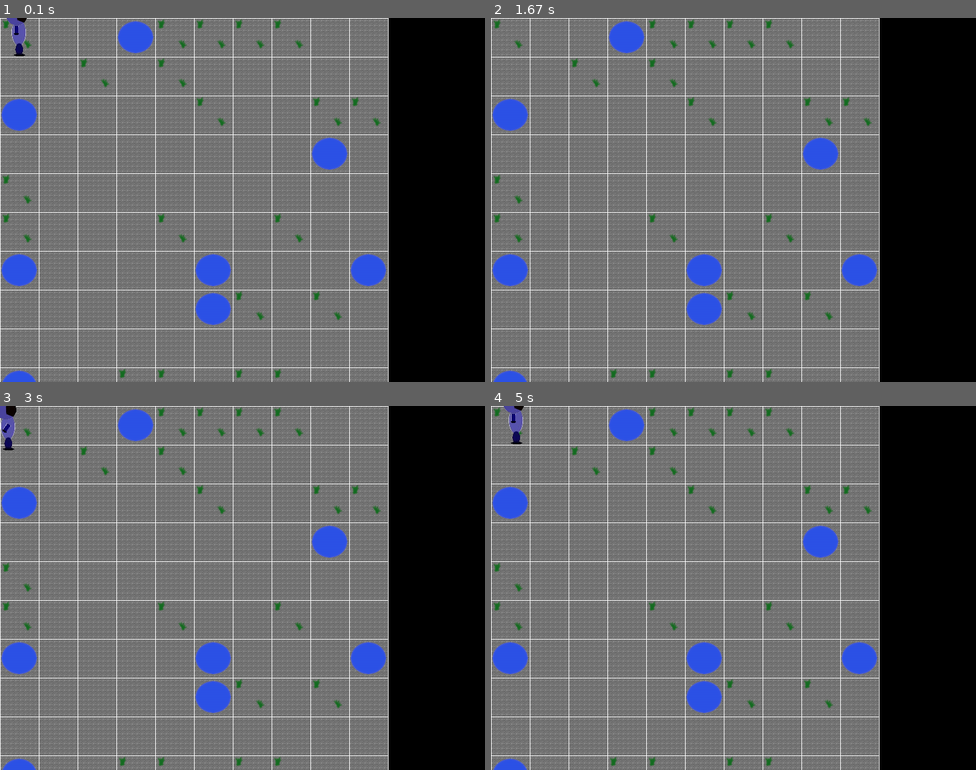
Above: before the commit, frames 1-4 (two rows, left to right).
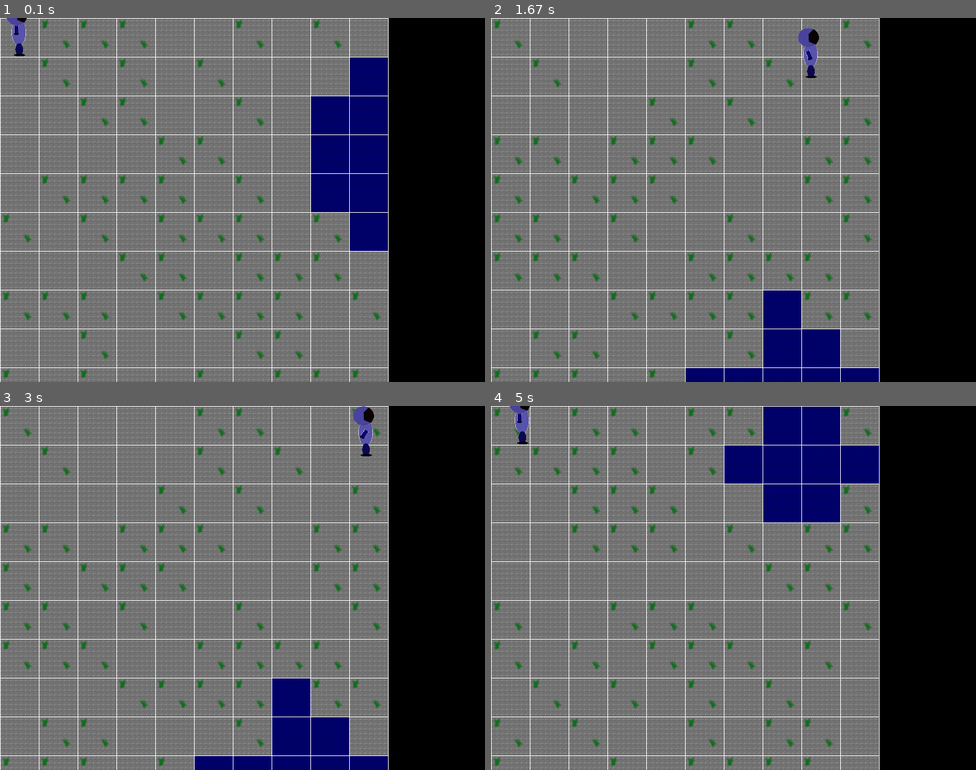
Above: after the commit, the same moments.

Repository: Mael-Pilon-Joly/alien-survival-game
Game: pygame game, started from pygame_basic.py
The game is run twice, just before and just after one commit, with the same random seed, the same clock (stepped at 60 frames per second) and the same inputs.
Inputs:
- Up to frame 1 (0.1 s): no input
- Up to frame 2 (1.67 s): hold Left 0.33-0.87 s; hold Down 0.9-1.2 s; hold Left 1.23-1.63 s
- Up to frame 3 (3 s): hold Up 1.67-2.03 s; hold Right 2.07-2.7 s; hold Down from 2.73 s (still down)
- Up to frame 4 (5 s): release Down at 3.1 s; hold Left 3.13-3.6 s; hold Right 3.63-4.1 s; hold Up 4.13-4.43 s; hold Right 4.47-4.93 s; hold Left from 4.97 s (still down)

The runs differ from the first frame. In frame 1, 12% of the frame differs, in the area x 0-80%, y 0-100%; in frame 2, 10%; in frame 3, 10%; in frame 4, 12%.

Commit message:
out of bound gestion

Diff:
--- a/pygame_basic.py
+++ b/pygame_basic.py
@@ -23,7 +23,7 @@
 arm_swing_direction = 1  # 1 for swinging forward, -1 for swinging backward
 
 # Movement speed
-move_speed = 2
+move_speed = 4
 
 # Direction (1 for right, -1 for left)
 direction = 1
@@ -46,14 +46,42 @@
 
 
 # Create the grid and populate it with random tiles
-grid = []
-for row in range(GRID_ROWS):
-    grid_row = []
-    for col in range(GRID_COLS):
-        # Randomly choose between 0 (plain moon), 1 (water pond), 2 (grass)
-        tile_type = random.choice([0]*8 + [1] + [2]*2)
-        grid_row.append(tile_type)
-    grid.append(grid_row)
+def generate_lake_cluster(grid, start_row, start_col, size):
+    """Generate a lake cluster starting from a given tile."""
+    directions = [(-1, 0), (1, 0), (0, -1), (0, 1)]  # Up, Down, Left, Right
+    lake_tiles = [(start_row, start_col)]
+    grid[start_row][start_col] = 1  # 1 for water
+
+    for _ in range(size - 1):
+        # Choose a random existing lake tile
+        r, c = random.choice(lake_tiles)
+
+        # Try to expand the lake to an adjacent tile
+        possible_directions = random.sample(directions, len(directions))  # Shuffle directions
+        for dr, dc in possible_directions:
+            nr, nc = r + dr, c + dc
+            if 0 <= nr < len(grid) and 0 <= nc < len(grid[0]) and grid[nr][nc] != 1:
+                grid[nr][nc] = 1
+                lake_tiles.append((nr, nc))
+                break
+
+def generate_grid_with_lake_and_grass(rows, cols, lake_size):
+    grid = [[0] * cols for _ in range(rows)]  # Start with all plain ground
+    start_row, start_col = random.randint(0, rows - 1), random.randint(0, cols - 1)
+    generate_lake_cluster(grid, start_row, start_col, lake_size)
+
+    # Fill the rest with grass randomly
+    for row in range(rows):
+        for col in range(cols):
+            if grid[row][col] == 0:  # Only replace plain ground
+                grid[row][col] = random.choice([0, 2])  # 0 for ground, 2 for grass
+
+    return grid
+
+# Example usage
+grid = generate_grid_with_lake_and_grass(10, 10, lake_size=8)
+
+grid = generate_grid_with_lake_and_grass(GRID_ROWS, GRID_COLS, lake_size=8)
 
 def transpose_grid(grid):
     return [[grid[j][i] for j in range(len(grid))] for i in range(len(grid[0]))]
@@ -98,6 +126,7 @@
 
 
     """ Note X and Y axis are inversed, so we use inversed_grid"""
+    out_of_bound = False
     # Horizontal movement
     if keys[pygame.K_LEFT]:
 
@@ -106,16 +135,25 @@
         adj_y = y_pos + TILE_SIZE
 
         if(adj_x) % TILE_SIZE == 0:
+          if (adj_x / TILE_SIZE < 0):
+           adj_x = 9 * TILE_SIZE
+           grid = generate_grid_with_lake_and_grass(GRID_ROWS, GRID_COLS, lake_size=8)
+           inverse_grid = transpose_grid(grid)
+           out_of_bound = True
           print("modulo x")
           print(adj_x,adj_y)
           print(int(adj_x/TILE_SIZE),int(math.floor(adj_y/TILE_SIZE)))
           print(inverse_grid[int(adj_x/TILE_SIZE)][int(math.floor(adj_y/TILE_SIZE))])
 
           if inverse_grid[int(adj_x/TILE_SIZE)][int(math.floor(adj_y/TILE_SIZE))]== 0 or inverse_grid[int(adj_x/TILE_SIZE)][int(math.floor(adj_y/TILE_SIZE))] == 2:
+            if out_of_bound:
+              x_pos = 9* TILE_SIZE;
+              out_of_bound = False
+            else:
+              x_pos -= move_speed
+        else:
             x_pos -= move_speed
-        else:
-            x_pos -= move_speed
-        direction = -1
+        direction = 1
         moving = True
 
 
@@ -127,13 +165,23 @@
 
 
         if (adj_x) % TILE_SIZE == 0:
+          if (adj_x / TILE_SIZE >= 10):
+              adj_x = 0
+              grid = generate_grid_with_lake_and_grass(GRID_ROWS, GRID_COLS, lake_size=8)
+              inverse_grid = transpose_grid(grid)
+              out_of_bound = True
+
           print("modulo x")
           print(adj_x, adj_y)
           print(int(adj_x/TILE_SIZE),int(math.floor(adj_y/TILE_SIZE)))
           print(inverse_grid[int(adj_x/TILE_SIZE)][int(math.floor(adj_y/TILE_SIZE))])
 
           if inverse_grid[int(adj_x/TILE_SIZE)][int(math.floor(adj_y/TILE_SIZE))]== 0 or inverse_grid[int(adj_x/TILE_SIZE)][int(math.floor(adj_y/TILE_SIZE))] == 2:
-            x_pos += move_speed
+            if out_of_bound:
+              x_pos = 0;
+              out_of_bound = False
+            else:
+              x_pos += move_speed
         else:
             x_pos += move_speed
         direction = 1
@@ -148,15 +196,26 @@
         adj_y = new_y_pos + TILE_SIZE
 
         if (adj_y % TILE_SIZE)== 0:
+          if (adj_y / TILE_SIZE < 0):
+              adj_y = 9
+              grid = generate_grid_with_lake_and_grass(GRID_ROWS, GRID_COLS, lake_size=8)
+              inverse_grid = transpose_grid(grid)
+              out_of_bound = True
+
           print("modulo y")
           print(adj_x,adj_y)
           print(int(math.floor(adj_x/TILE_SIZE)), int(adj_y/TILE_SIZE))
           print(inverse_grid[int(math.floor(adj_x/TILE_SIZE))][int(adj_y/TILE_SIZE)-1])
           print(inverse_grid)
           if inverse_grid[int(math.floor(adj_x/TILE_SIZE))][int(adj_y/TILE_SIZE)-1] == 0 or inverse_grid[int(math.floor(adj_x/TILE_SIZE))][int(adj_y/TILE_SIZE)-1] == 2:
+            if out_of_bound:
+              y_pos = 9* TILE_SIZE;
+              out_of_bound = False
+            else:
+              y_pos -= move_speed
+        else:
             y_pos -= move_speed
-        else:
-            y_pos -= move_speed
+        direction = 1
         moving = True
 
 
@@ -166,16 +225,27 @@
         adj_x = x_pos + TILE_SIZE/2
         adj_y = new_y_pos + TILE_SIZE
         if (adj_y % TILE_SIZE) == 0:
+          if (adj_y / TILE_SIZE >= 10):
+              adj_y = 0
+              grid = generate_grid_with_lake_and_grass(GRID_ROWS, GRID_COLS, lake_size=8)
+              inverse_grid = transpose_grid(grid)
+              out_of_bound = True
 
           print("modulo y")
           print(adj_x, adj_y)
           print(int(math.floor(adj_x/TILE_SIZE)), int(adj_y/TILE_SIZE))
 
           if inverse_grid[int(math.floor(adj_x/TILE_SIZE))][int(adj_y/TILE_SIZE)] == 0 or inverse_grid[int(math.floor(adj_x/TILE_SIZE))][int(adj_y/TILE_SIZE)] == 2:
+            if out_of_bound:
+              y_pos = 0;
+              out_of_bound = False
+            else:
+              y_pos += move_speed
+        else:
             y_pos += move_speed
-        else:
-            y_pos += move_speed
-        moving = True
+        direction = 1
+        moving = True
+
 
     # Arm swinging back and forth, only if moving horizontally
     if moving:
Binary file changed: assets/plain_moon_ground_water_pound.png
